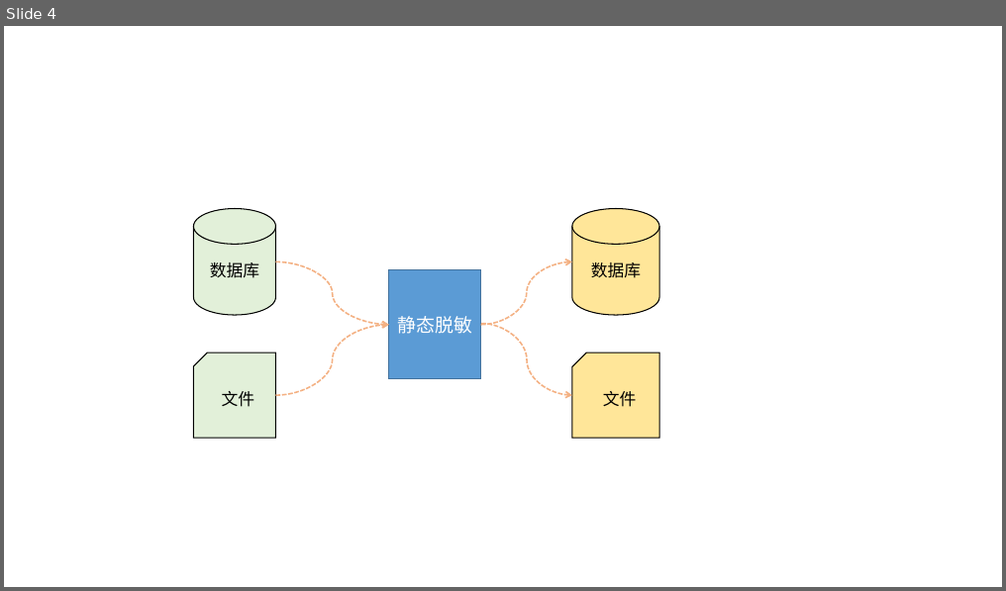
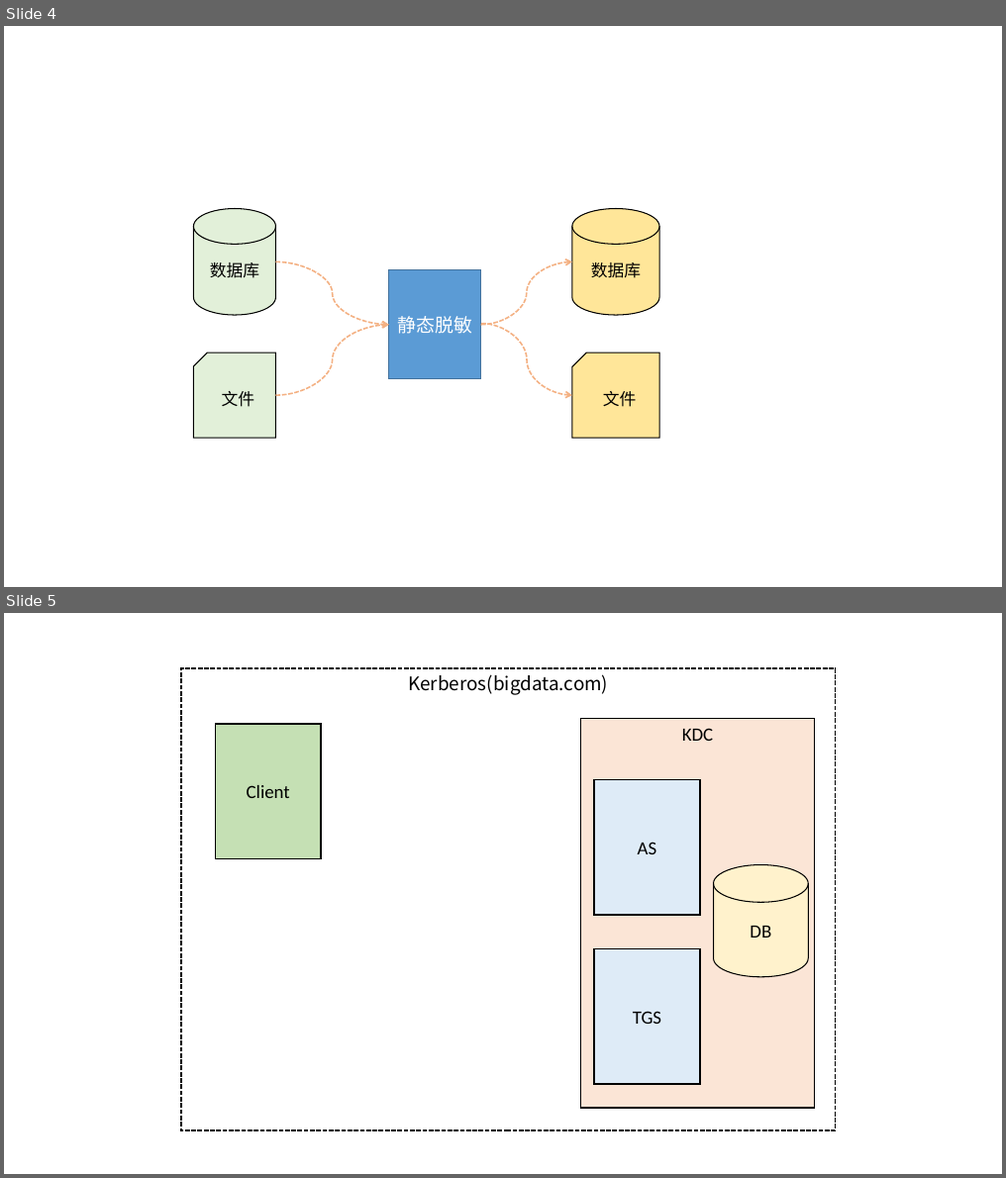
Before and after one commit to lizhanqiang/talkingbigdata, a slide deck: diagram/图例.pptx. Shown one above the other, each under a label of ours: slide 4 before the commit, slides 4 and 5 after it. The pictures are 1006x591 and 1006x1178 pixels, drawn with LibreOffice and Linux fonts; fonts in the diff are those of the drawing. Boxes give left, top, right and bottom in pixels: in the first picture for what was removed or moved away, otherwise in the second. Text is boxed around its words. In the diff, an @@ line names an element or a change of style, - is before the commit and + after.

```diff
--- a/diagram/图例.pptx
+++ b/diagram/图例.pptx
@@ slide 5 added at (x1=4, y1=613, x2=1002, y2=1174), background #FFFFFF @@
@@ rectangle added at (x1=181, y1=668, x2=836, y2=1131), outline #000000 1.5 pt dashed, 18 pt, text #000000 @@
+Kerberos(bigdata.com)
@@ rectangle added at (x1=215, y1=724, x2=321, y2=860), fill #C5E0B4, outline #000000 1.25 pt, 18 pt, text #000000 @@
+Client
@@ rectangle added at (x1=580, y1=719, x2=815, y2=1108), fill #FBE5D6, outline #000000 1.25 pt, 18 pt, text #000000 @@
+KDC
@@ rectangle added at (x1=595, y1=780, x2=700, y2=916), fill #DEEBF7, outline #000000 1.25 pt, 18 pt, text #000000 @@
+AS
@@ cylinder added at (x1=714, y1=865, x2=809, y2=977), fill #FFF2CC, outline #000000 1 pt, 18 pt, text #000000 @@
+DB
@@ rectangle added at (x1=595, y1=950, x2=700, y2=1084), fill #DEEBF7, outline #000000 1.25 pt, 18 pt, text #000000 @@
+TGS
```
Also in this commit, not shown: 1 slide removed, 3 other files.
